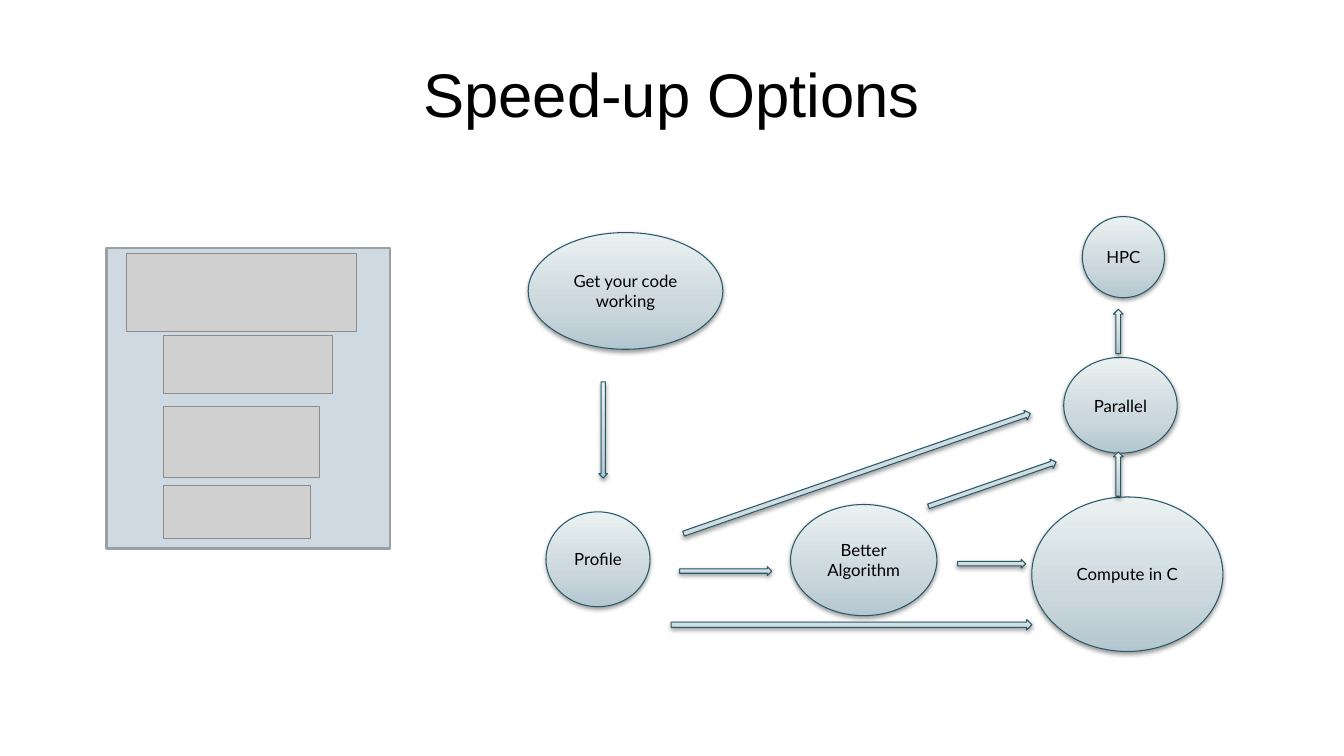
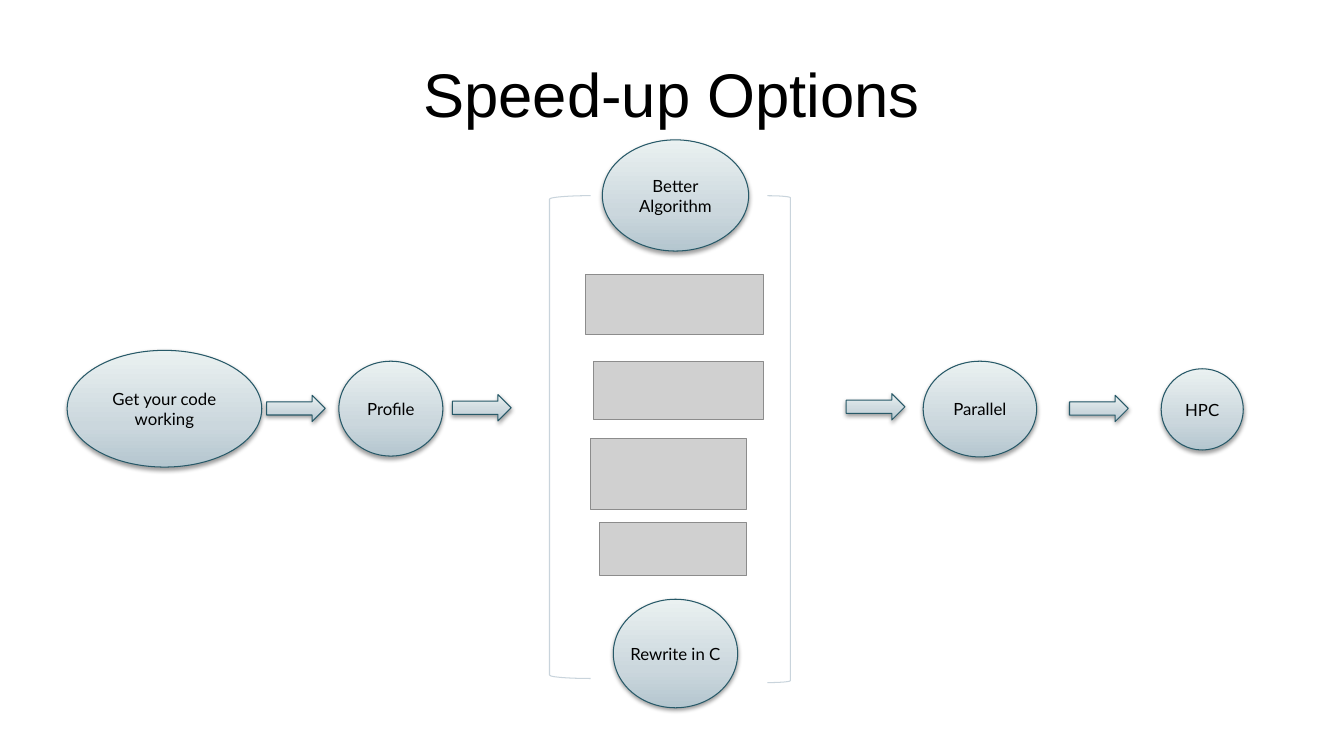
Before and after one commit to nesi/training, a slide deck: slide 6 of otago2014-05/mpi/MPI_in_Python_slides.pptx. Drawn at 1344x756 pixels with LibreOffice and Linux fonts; fonts in the diff are those of the drawing; grey boxes stand for pictures. Boxes give left, top, right and bottom in pixels: in the first picture for what was removed or moved away, otherwise in the second. Text is boxed around its words. In the diff, an @@ line names an element or a change of style, - is before the commit and + after.

```diff
--- a/otago2014-05/mpi/MPI_in_Python_slides.pptx
+++ b/otago2014-05/mpi/MPI_in_Python_slides.pptx
@@ freeform shape "Better": place and size @@
-freeform shape "Better" at (790, 504, 937, 615)
+freeform shape "Better" at (603, 140, 749, 251)
@@ left bracket added at (549, 196, 591, 679), outline #C9D4DD 0.75 pt @@
@@ right bracket added at (767, 196, 790, 683), outline #C9D4DD 0.75 pt @@
@@ rectangle removed at (107, 248, 390, 548) @@
@@ picture: place and size @@
-picture at (126, 254, 357, 333)
+picture at (586, 274, 763, 335)
@@ up arrow removed at (1114, 310, 1124, 354) @@
@@ freeform shape "Get your code": place and size @@
-freeform shape "Get your code" at (528, 233, 723, 350)
+freeform shape "Get your code" at (68, 351, 262, 468)
@@ freeform shape "Profile": place and size @@
-freeform shape "Profile" at (546, 512, 650, 607)
+freeform shape "Profile" at (339, 361, 443, 456)
@@ picture: place and size @@
-picture at (163, 336, 333, 394)
+picture at (594, 361, 763, 419)
@@ down arrow removed at (599, 382, 607, 478) @@
@@ freeform shape "Parallel": place and size @@
-freeform shape "Parallel" at (1064, 358, 1178, 454)
+freeform shape "Parallel" at (924, 361, 1037, 457)
@@ freeform shape "HPC": place and size @@
-freeform shape "HPC" at (1083, 217, 1165, 298)
+freeform shape "HPC" at (1162, 369, 1243, 451)
@@ right arrow: place and size @@
-right arrow at (680, 567, 771, 576)
+right arrow at (266, 395, 325, 421)
@@ right arrow added at (453, 395, 511, 421), fill gradient #B5C7D0 to #CBD7DD to #EBF0F3, outline #285968 0.75 pt @@
@@ right arrow at (847, 393, 905, 419): rotation 340 to 0 degrees @@
@@ right arrow added at (1070, 395, 1128, 421), fill gradient #B5C7D0 to #CBD7DD to #EBF0F3, outline #285968 0.75 pt @@
@@ picture: place and size @@
-picture at (163, 407, 320, 478)
+picture at (591, 439, 747, 509)
@@ right arrow removed at (927, 458, 1058, 512) @@
@@ up arrow removed at (1114, 452, 1124, 496) @@
@@ picture: place and size @@
-picture at (163, 486, 311, 539)
+picture at (600, 523, 747, 577)
@@ right arrow removed at (958, 560, 1025, 569) @@
@@ freeform shape "Rewrite in C": place and size @@
-freeform shape "Rewrite in C" at (1032, 497, 1224, 651)
+freeform shape "Rewrite in C" at (613, 599, 737, 708)
@@ right arrow removed at (671, 620, 1032, 630) @@
@@ text in freeform shape at (630, 648, 720, 660): text changed @@
-Compute in C
+Rewrite in C
```
Also in this commit, not shown: 13 other slides changed.
